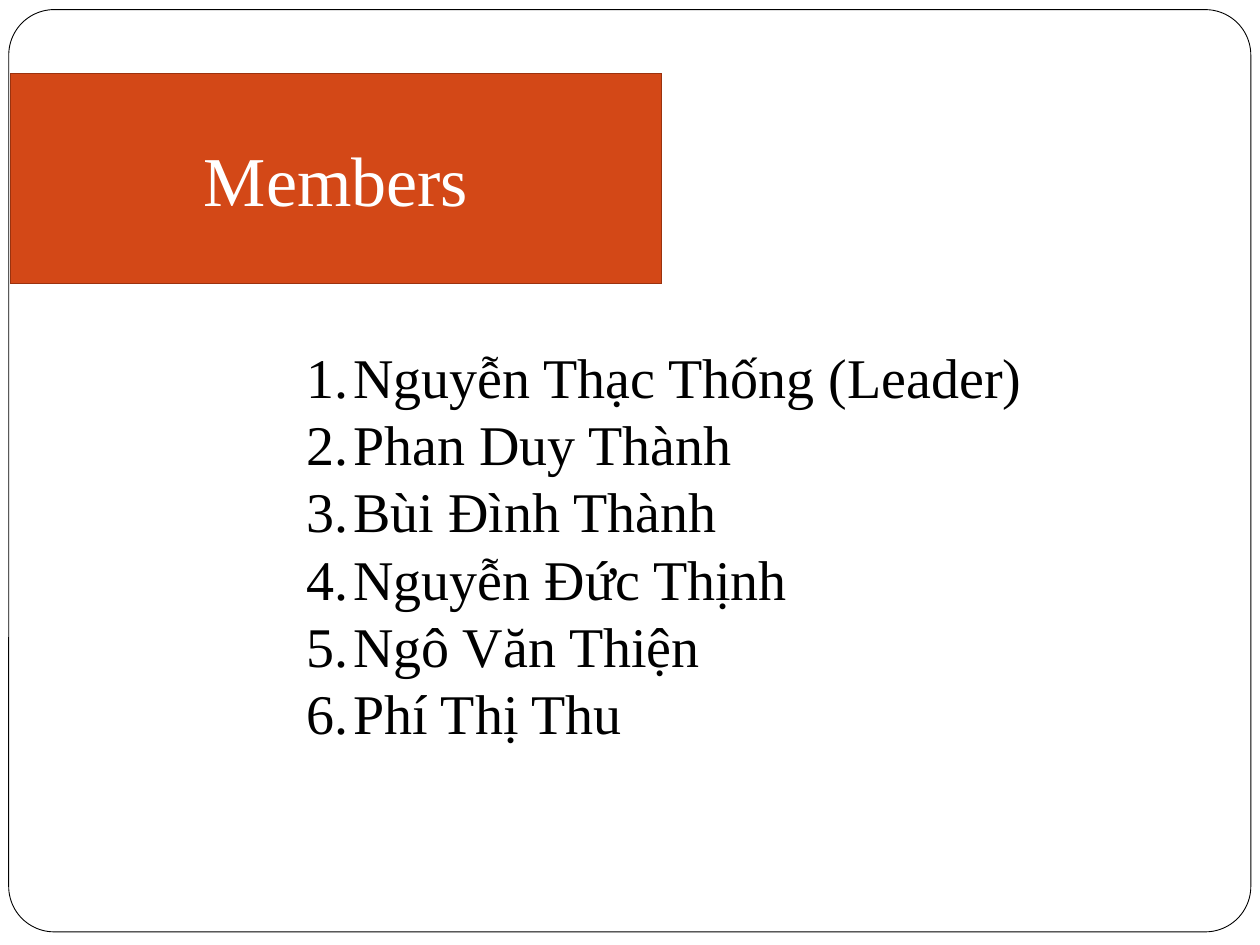
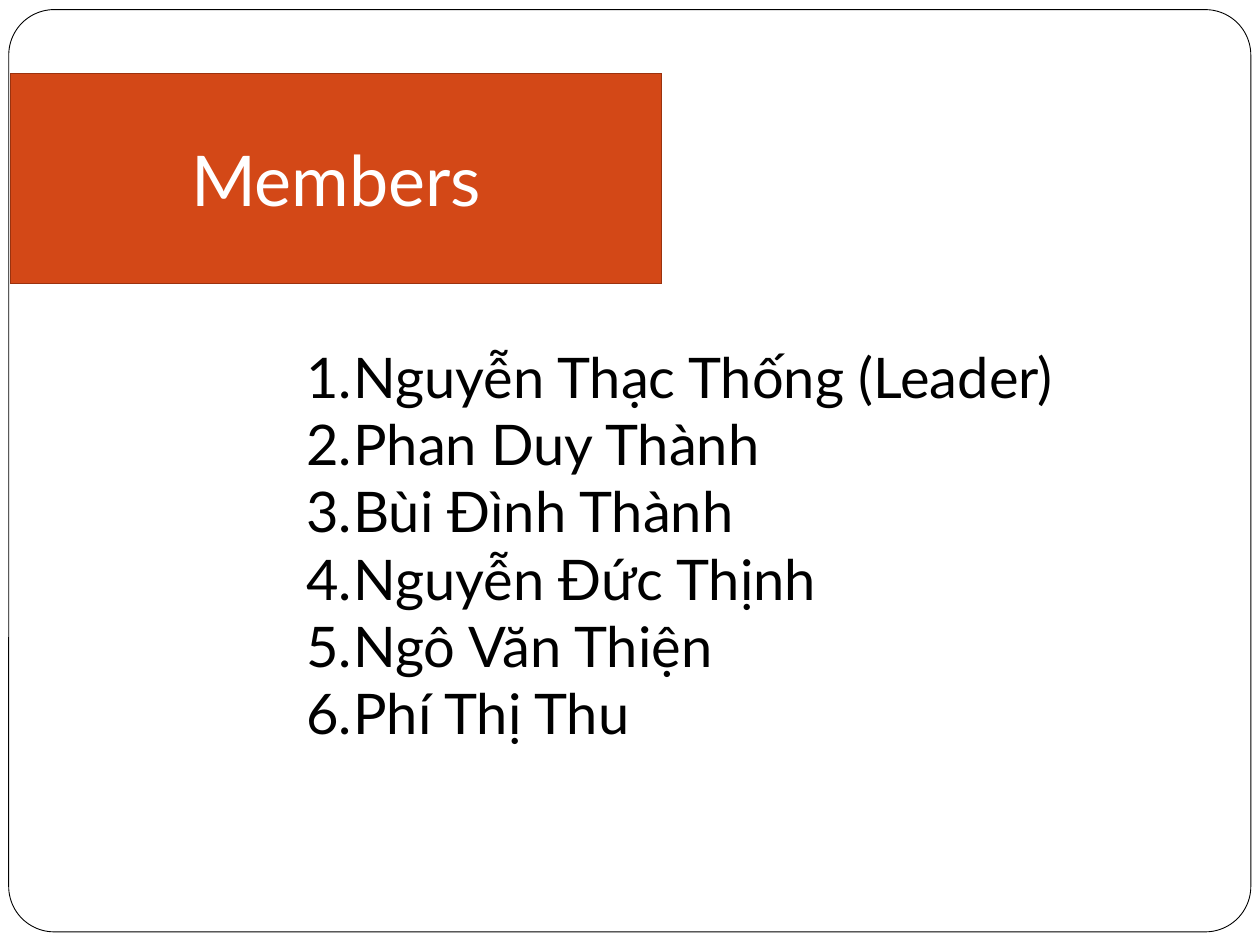
Before and after one commit to zatcsc/group5.k57ca, a slide deck: slide 3 of Final Report/Group5.K57CA.ppt. Drawn at 1260x945 pixels with LibreOffice and Linux fonts; fonts in the diff are those of the drawing. Boxes give left, top, right and bottom in pixels: in the first picture for what was removed or moved away, otherwise in the second. Text is boxed around its words. In the diff, an @@ line names an element or a change of style, - is before the commit and + after.

```diff
--- a/Final Report/Group5.K57CA.ppt
+++ b/Final Report/Group5.K57CA.ppt
@@ rectangle "Members" at [10, 73, 662, 284]: font Times New Roman to Lato @@
@@ text "Nguyễn Thạc Thống (Leader)" at [306, 349, 1053, 744]: font Times New Roman to Lato @@
```
Also in this commit, not shown: 22 other slides changed, 12 slides added.
